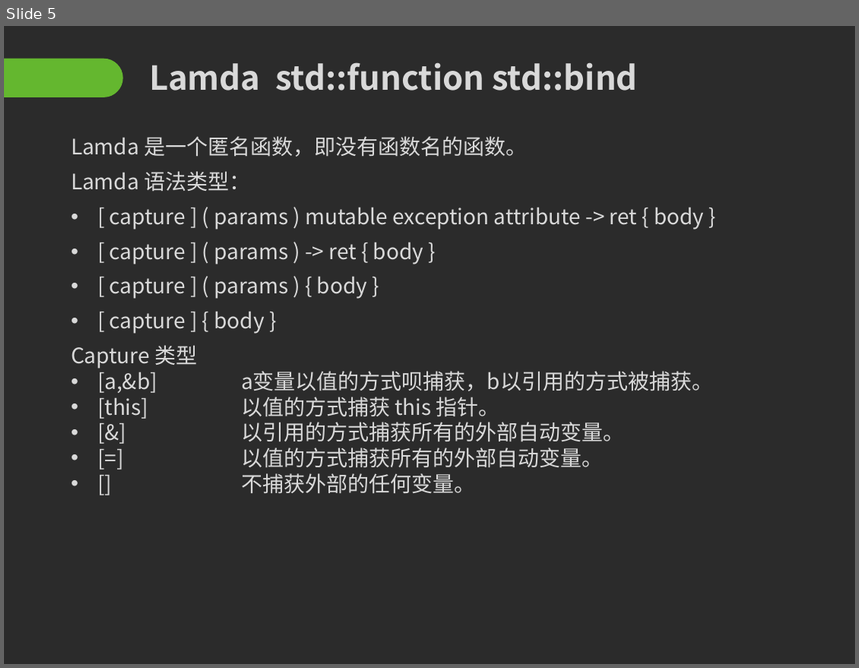
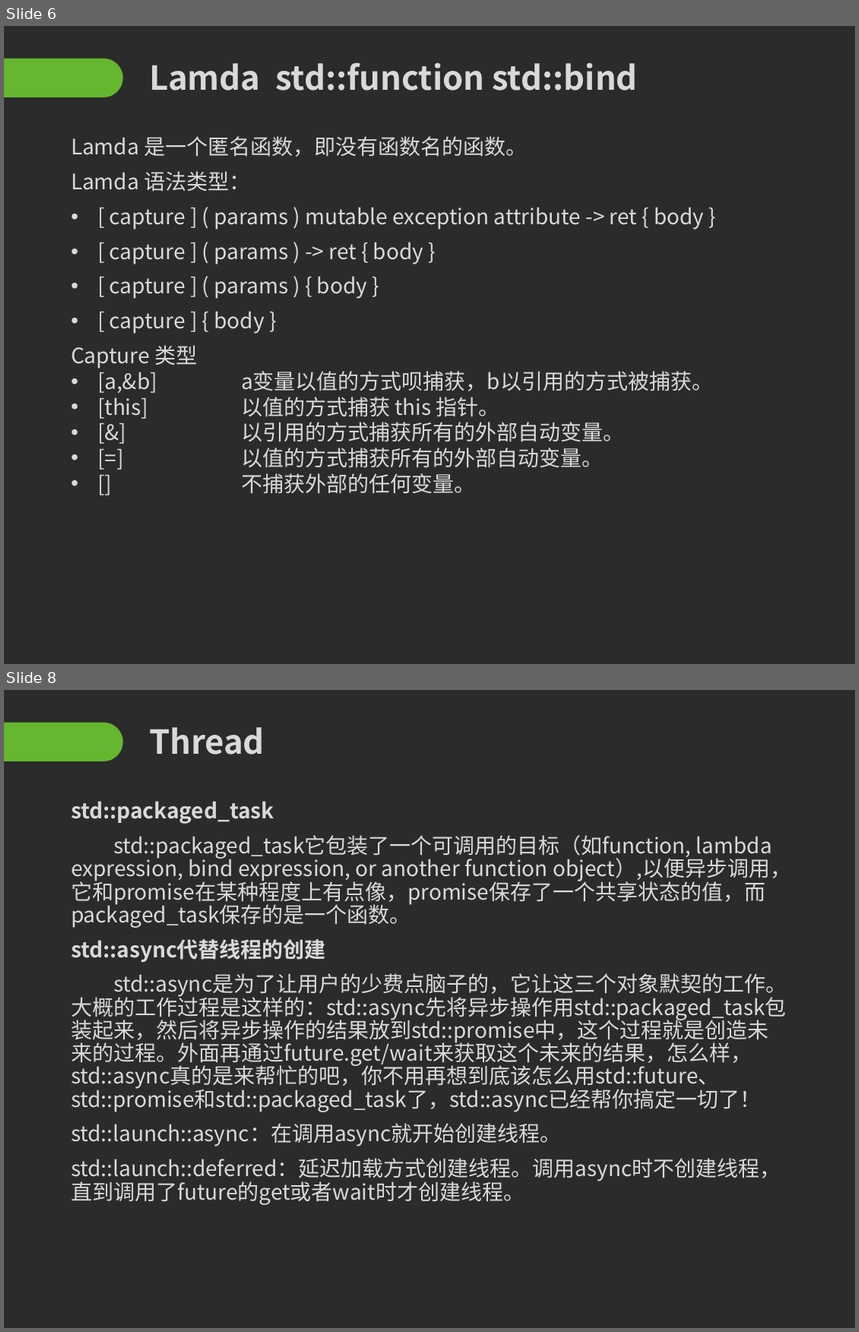
Before and after one commit to Mr-WangJin/cpp11, a slide deck: c++11.pptx. Shown one above the other, each under a label of ours: slide 5 before the commit, slides 6 and 8 after it; the slides between them are not shown. The pictures are 859x668 and 859x1332 pixels, drawn with LibreOffice and Linux fonts; fonts in the diff are those of the drawing; background and template pictures are left out; a plain dark background stands for a picture behind light text. Boxes give left, top, right and bottom in pixels: in the first picture for what was removed or moved away, otherwise in the second. Text is boxed around its words. In the diff, an @@ line names an element or a change of style, - is before the commit and + after.

```diff
--- a/c++11.pptx
+++ b/c++11.pptx
@@ slide 8 added at <box>4,690,855,1328</box>, background picture (left out); not listed: 1 template element that a slide beside it also shows @@
@@ title added at <box>149,727,265,755</box>, 28 pt, text #D9D9D9, bold @@
+Thread
@@ text added at <box>71,801,791,1205</box>, 18 pt, text #D9D9D9 @@
+std::packaged_task
+std::packaged_task它包装了一个可调用的目标（如function, lambda expression, bind expression, or another function object）,以便异步调用，它和promise在某种程度上有点像，promise保存了一个共享状态的值，而packaged_task保存的是一个函数。
+std::async代替线程的创建
+std::async是为了让用户的少费点脑子的，它让这三个对象默契的工作。大概的工作过程是这样的：std::async先将异步操作用std::packaged_task包装起来，然后将异步操作的结果放到std::promise中，这个过程就是创造未来的过程。外面再通过future.get/wait来获取这个未来的结果，怎么样，std::async真的是来帮忙的吧，你不用再想到底该怎么用std::future、std::promise和std::packaged_task了，std::async已经帮你搞定一切了！
+std::launch::async：在调用async就开始创建线程。
+std::launch::deferred：延迟加载方式创建线程。调用async时不创建线程，直到调用了future的get或者wait时才创建线程。
@@ what was slide 5 is now slide 6 @@
```
Also in this commit, not shown: 1 other slide added, 1 slide removed, 5 other files.
